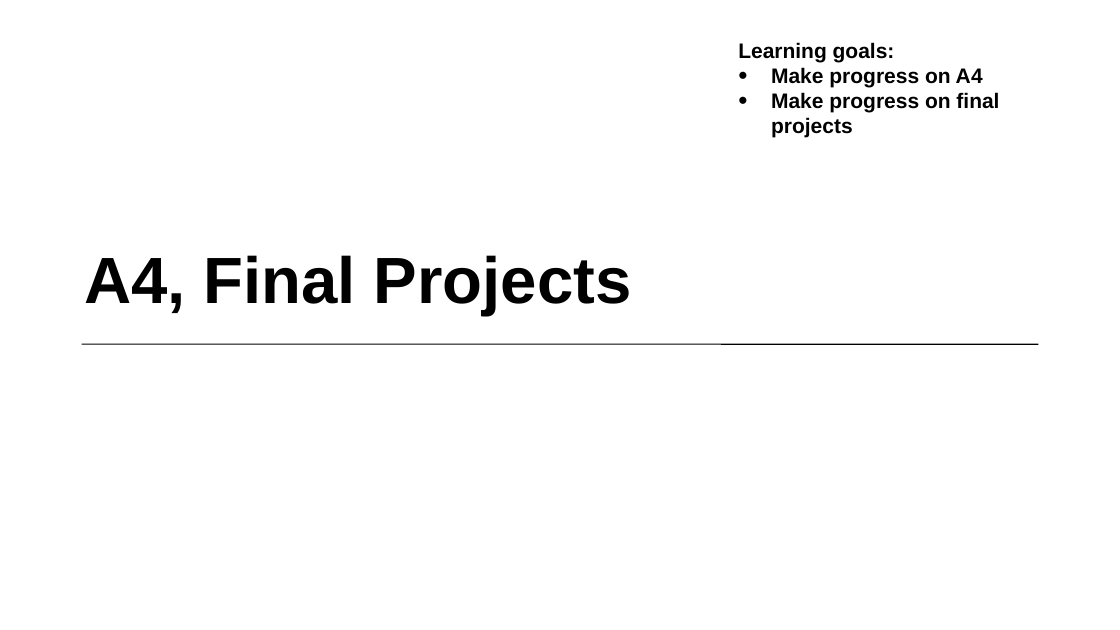
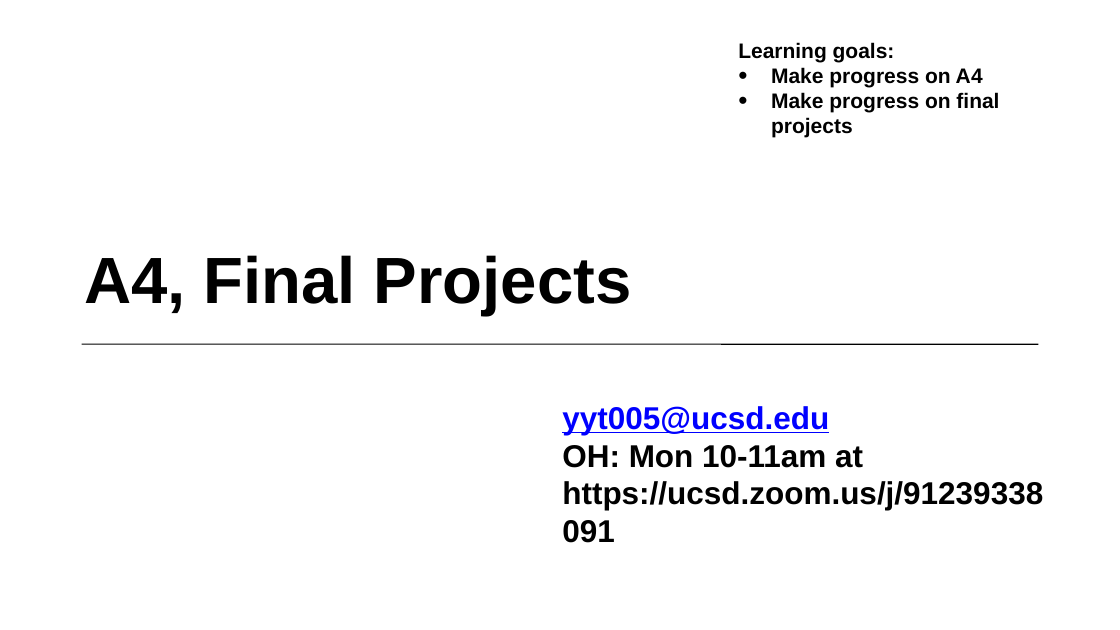
Before and after one commit to COGS108/Lectures-Ellis, a slide deck: slide 1 of XX_section/disc08.pptx. Drawn at 1120x630 pixels with LibreOffice and Linux fonts; fonts in the diff are those of the drawing. Boxes give left, top, right and bottom in pixels: in the first picture for what was removed or moved away, otherwise in the second. Text is boxed around its words. In the diff, an @@ line names an element or a change of style, - is before the commit and + after.

```diff
--- a/XX_section/disc08.pptx
+++ b/XX_section/disc08.pptx
@@ text added at bbox=[562, 406, 1043, 510], 54 pt, text #000000, bold @@
+yyt005@ucsd.edu
+OH: Mon 10-11am at https://ucsd.zoom.us/j/91239338091
```
